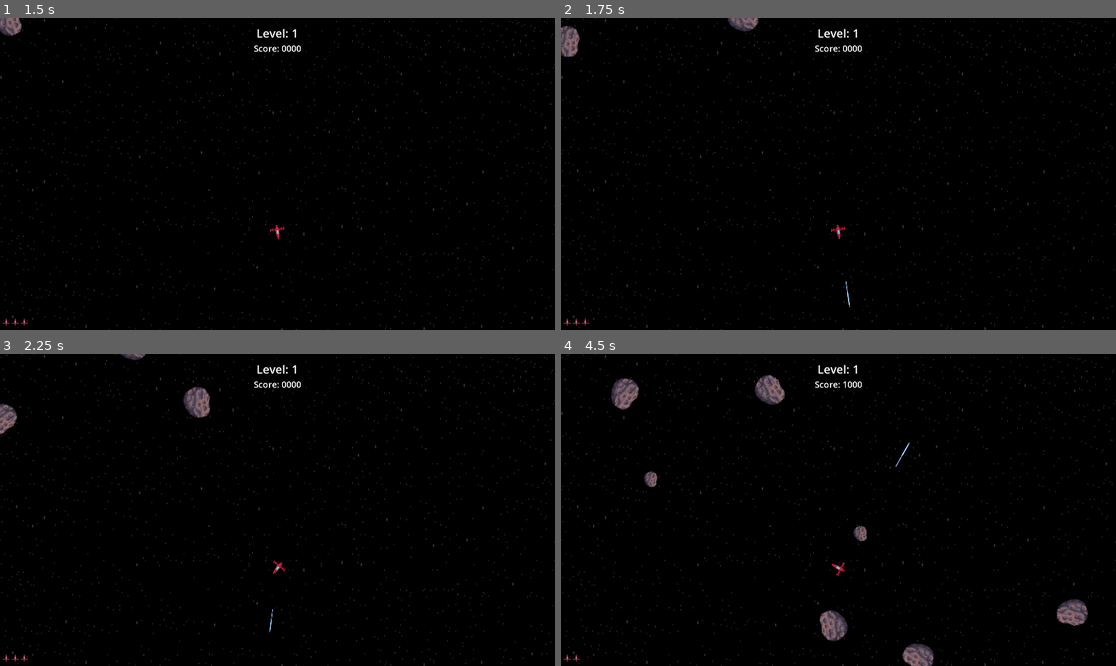
Above: before the commit, frames 1-4 (two rows, left to right).
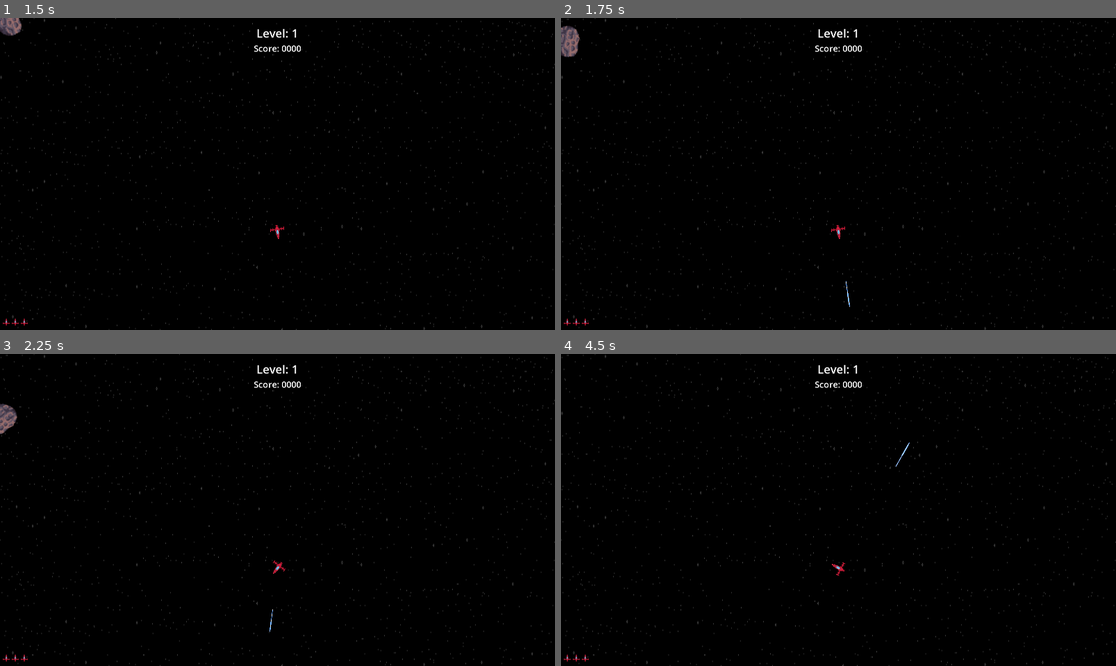
Above: after the commit, the same moments.

Repository: Minneo03/MinneoAsteroids
Game: Godot game, scene res://scenes/startScreen.tscn
Same seed, same stepped clock (60 frames per second), same inputs: the game is played once before the commit and once after it.
Inputs (mouse positions are in pixels of both pictures, inside the frame that each line leads up to):
- Up to frame 1 (1.5 s): tap Space (start) at 0.5 s; move the mouse to (399, 158) at 0.52 s; hold D (rotateRight) 0.53-1.28 s; hold Space (start) 0.53-1.28 s; move the mouse to (166, 189) at 1.27 s; hold S (brake) from 1.28 s (still down); tap W (boost) at 1.35 s
- Up to frame 2 (1.75 s): keep holding S (brake); tap Space (start) at 1.55 s
- Up to frame 3 (2.25 s): move the mouse to (333, 441) at 2.02 s; release S (brake) at 2.03 s; press the mouse at (333, 441) at 2.03 s; hold D (rotateRight) from 2.03 s (still down)
- Up to frame 4 (4.5 s): tap Space (start) at 2.3, 2.85 s; move the mouse to (810, 572) at 2.77 s; release the mouse at (810, 572) at 2.78 s; move the mouse to (1005, 556) at 3.52 s; release D (rotateRight) at 3.53 s; hold Space (start) 3.53-4.28 s; hold A (rotateLeft) from 3.53 s (still down); move the mouse to (672, 463) at 4.27 s; tap W (boost) at 4.35 s

Frame 1 is identical in both runs. In frame 2, 0.2% of the frame differs, in the area x 30-36%, y 0-5%; in frame 3, 0.4%; in frame 4, 2.1%, in the area x 3-95%, y 6-100%.

Commit message:
Asteroid Split + Asteroid Mirroring
Asteroids now split correctly AND the split asteroids now collide with the player properly. Asteroids will also "mirror" their position upon reaching the "Asteroid Borders". This creates an effect similar to asteroids "teleporting" in the original asteroids arcade game.

Diff:
--- a/global/global.gd
+++ b/global/global.gd
@@ -1,3 +1,6 @@
 extends Node
 
 var score := 0
+var health := 3
+var middleX
+var middleY
--- /dev/null
+++ b/scenes/asteroid_border.tscn
@@ -0,0 +1,19 @@
+[gd_scene load_steps=3 format=3 uid="uid://dnhg0di8ydc8f"]
+
+[sub_resource type="GDScript" id="GDScript_yrs0e"]
+script/source = "extends Area2D
+
+
+func _on_border_entered(area: Area2D) -> void:
+	pass # Replace with function body.
+"
+
+[sub_resource type="RectangleShape2D" id="RectangleShape2D_4755h"]
+
+[node name="asteroidBorder" type="Area2D"]
+script = SubResource("GDScript_yrs0e")
+
+[node name="CollisionShape2D" type="CollisionShape2D" parent="."]
+shape = SubResource("RectangleShape2D_4755h")
+
+[connection signal="area_entered" from="." to="." method="_on_border_entered"]
--- a/scenes/asteroids.gd
+++ b/scenes/asteroids.gd
@@ -4,6 +4,7 @@
 var rotation_speed: int
 var direction_x: float
 @export var asteroidSplit:= 2
+var temp = 0
 
 var asteroid_scene: PackedScene = load("res://scenes/asteroids.tscn")
 
@@ -12,8 +13,6 @@
 signal collision
 
 func _ready():
-	connect("body_entered", Callable(self, "_on_body_entered"))
-	connect("area_entered", Callable(self, "_on_area_entered"))
 
 	if $".".scale.x == 3:
 		_initial_asteroid()
@@ -36,24 +35,36 @@
 	collision.emit()
 
 func _on_area_entered(area: Area2D) -> void:
-	if scale.x > 0.75:
-		area.queue_free()
-		queue_free()
-		for i in 2:
-			var asteroid = asteroid_scene.instantiate()
-			asteroid.position = position
-			asteroid.scale = scale/2
-			asteroid.speed = speed + rng.randi_range(-150, 150)
-			asteroid.direction_x = direction_x + rng.randf_range(-1, 1)
-			asteroid.rotation_speed = rotation_speed + rng.randi_range(-20, 20)
-			get_tree().current_scene.add_child(asteroid)
+	if area.is_in_group("Laser"):
+		if scale.x > 0.75:
+			area.queue_free()
+			queue_free()
+			for i in 2:
+				var asteroid = asteroid_scene.instantiate()
+				asteroid.position = position
+				asteroid.scale = scale/2
+				asteroid.speed = speed + rng.randi_range(-150, 150)
+				asteroid.direction_x = direction_x + rng.randf_range(-1, 1)
+				asteroid.rotation_speed = rotation_speed + rng.randi_range(-20, 20)
+				get_tree().current_scene.add_child(asteroid)
+		else:
+			area.queue_free()
+			queue_free()
+		Global.score += 1000
+		get_tree().call_group('ui', 'update_score', Global.score)
+	else:
+		print("Teleport?")
+		if (position.x - Global.middleX) > 0:
+			temp = position.x - Global.middleX
+			position.x -= temp*2
+		else:
+			temp = Global.middleX - position.x
+			position.x += temp*2
+		position.y -= Global.middleY*2 + 200
 
-			asteroid.connect("collision", Callable(get_parent(), "_on_asteroid_collision"))
-			connect("body_entered", Callable(asteroid, "_on_body_entered"))
-			connect("area_entered", Callable(asteroid, "_on_area_entered"))
-	else:
-		area.queue_free()
-		queue_free()
 
-	Global.score += 1000
-	get_tree().call_group('ui', 'update_score', Global.score)
+func _on_collision() -> void:
+	Global.health -= 1
+	get_tree().call_group('ui', 'set_health', Global.health)
+	if Global.health <= 0:
+		get_tree().change_scene_to_file("res://scenes/gameOverScreen.tscn")
--- a/scenes/asteroids.tscn
+++ b/scenes/asteroids.tscn
@@ -17,3 +17,4 @@
 
 [connection signal="area_entered" from="." to="." method="_on_area_entered"]
 [connection signal="body_entered" from="." to="." method="_on_body_entered"]
+[connection signal="collision" from="." to="." method="_on_collision"]
--- a/scenes/laser.gd
+++ b/scenes/laser.gd
@@ -5,6 +5,7 @@
 var direction = Vector2()
 
 func _ready():
+	add_to_group("Laser")
 	var tween = create_tween()
 	tween.tween_property($Sprite2D, 'scale', Vector2(0.45,0.45), 0.2).from(Vector2(0.1,0.1))
 
--- a/scenes/level.gd
+++ b/scenes/level.gd
@@ -3,27 +3,30 @@
 var asteroid_scene: PackedScene = load("res://scenes/asteroids.tscn")
 var laser_scene: PackedScene = load("res://scenes/laser.tscn")
 
-var health: int = 3
+#var health: int = 3 now global variable
 
 func _ready():
-	var size := get_viewport().get_visible_rect().size
-	$Player.position = size / 2 #Centers the Player position based on window size
+	Global.health = 3
+	var sizeX := get_viewport().get_visible_rect().size.x
+	var sizeY := get_viewport().get_visible_rect().size.y
+	Global.middleX = sizeX/2
+	Global.middleY = sizeY/2
+	$Player.position = Vector2(sizeX/2, sizeY/2)#Centers the Player position based on window size
 	$Player.position +=  Vector2(0, 200)
 
-	get_tree().call_group('ui', 'set_health', health)
+	get_tree().call_group('ui', 'set_health', Global.health)
 
 func _on_asteroid_timer_timeout() -> void:
 	var asteroid = asteroid_scene.instantiate()
 	asteroid.scale.x = 3
 	$Asteroids.add_child(asteroid)
 	#asteroid.connect('collision', _on_asteroid_collision)
-	asteroid.connect('collision', Callable(self, "_on_asteroid_collision"))
 
-func _on_asteroid_collision():
-	health -= 1
-	get_tree().call_group('ui', 'set_health', health)
-	if health <= 0:
-		get_tree().change_scene_to_file("res://scenes/gameOverScreen.tscn")
+#func _on_asteroid_collision():
+	#Global.health -= 1
+	#get_tree().call_group('ui', 'set_health', Global.health)
+	#if Global.health <= 0:
+	#	get_tree().change_scene_to_file("res://scenes/gameOverScreen.tscn")
 
 func _on_player_laser(pos, rot) -> void:
 	var laser = laser_scene.instantiate()
--- a/scenes/level.tscn
+++ b/scenes/level.tscn
@@ -1,9 +1,10 @@
-[gd_scene load_steps=9 format=3 uid="uid://b84db7s16rnc7"]
+[gd_scene load_steps=10 format=3 uid="uid://b84db7s16rnc7"]
 
 [ext_resource type="PackedScene" uid="uid://bsur5vc4bivyx" path="res://scenes/background.tscn" id="1_3w848"]
 [ext_resource type="Script" path="res://scenes/level.gd" id="1_i6ndd"]
 [ext_resource type="PackedScene" uid="uid://d1xw2q81k08us" path="res://scenes/player.tscn" id="2_st3ky"]
 [ext_resource type="PackedScene" uid="uid://bcqnmtbmi4pxj" path="res://scenes/ui.tscn" id="4_admf6"]
+[ext_resource type="PackedScene" uid="uid://dnhg0di8ydc8f" path="res://scenes/asteroid_border.tscn" id="5_rf5e5"]
 
 [sub_resource type="RectangleShape2D" id="RectangleShape2D_jycik"]
 size = Vector2(1957, 20)
@@ -51,6 +52,7 @@
 
 [node name="AsteroidTimer" type="Timer" parent="."]
 wait_time = 0.5
+one_shot = true
 autostart = true
 
 [node name="Asteroids" type="Node2D" parent="."]
@@ -59,5 +61,19 @@
 
 [node name="UI" parent="." instance=ExtResource("4_admf6")]
 
+[node name="AsteroidBorders" type="Node2D" parent="."]
+
+[node name="asteroidBorder" parent="AsteroidBorders" instance=ExtResource("5_rf5e5")]
+position = Vector2(965, 1165)
+scale = Vector2(125, 1)
+
+[node name="asteroidBorder2" parent="AsteroidBorders" instance=ExtResource("5_rf5e5")]
+position = Vector2(2061, 533)
+scale = Vector2(1, 70)
+
+[node name="asteroidBorder3" parent="AsteroidBorders" instance=ExtResource("5_rf5e5")]
+position = Vector2(-117, 553)
+scale = Vector2(1, 70)
+
 [connection signal="laser" from="Player" to="." method="_on_player_laser"]
 [connection signal="timeout" from="AsteroidTimer" to="." method="_on_asteroid_timer_timeout"]
